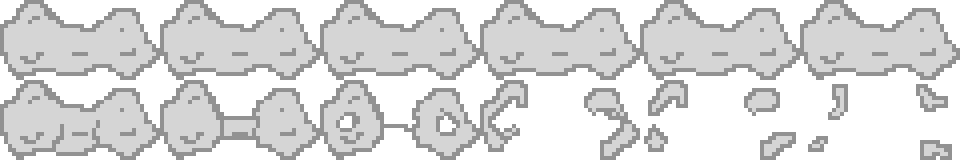
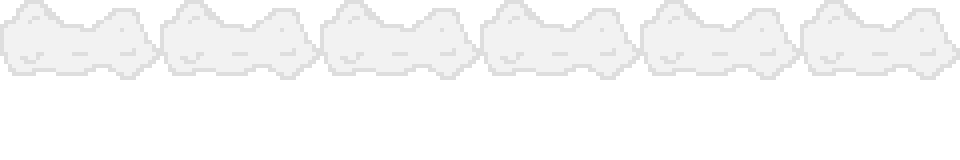
The second 960x160 image is a revision of the first. Changes to its layers:
"cloud": opacity 100% → 30%, painted on it over [0, 0, 960, 80]
hid "explode" over [0, 80, 952, 160]
added layer "Layer" over [0, 0, 960, 160]
